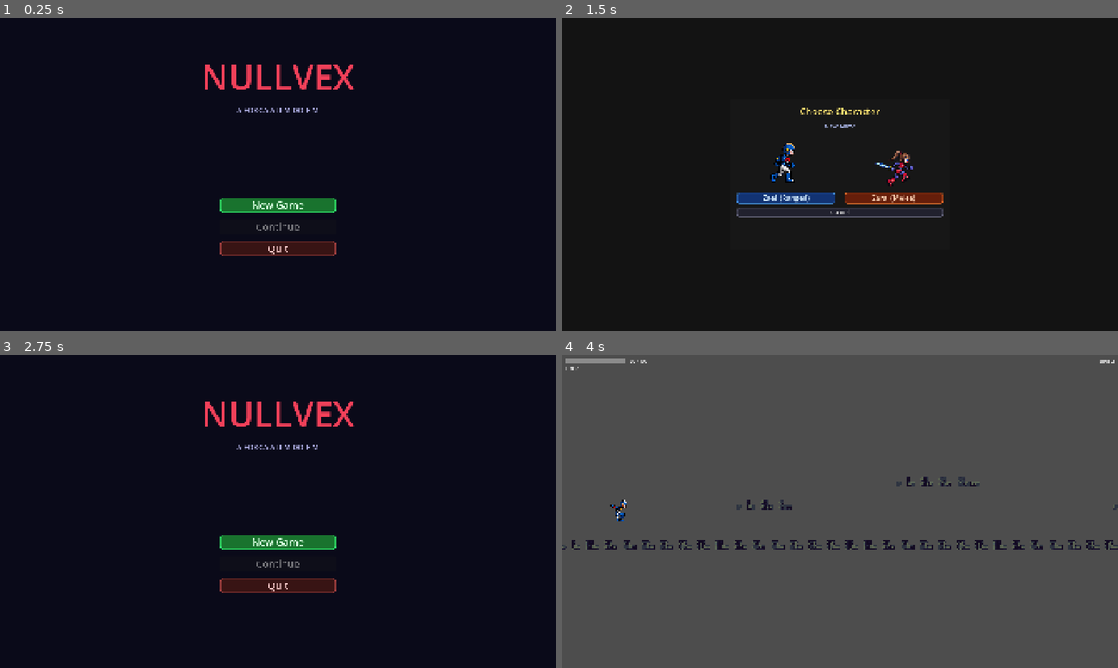
Above: before the commit, frames 1-4 (two rows, left to right).
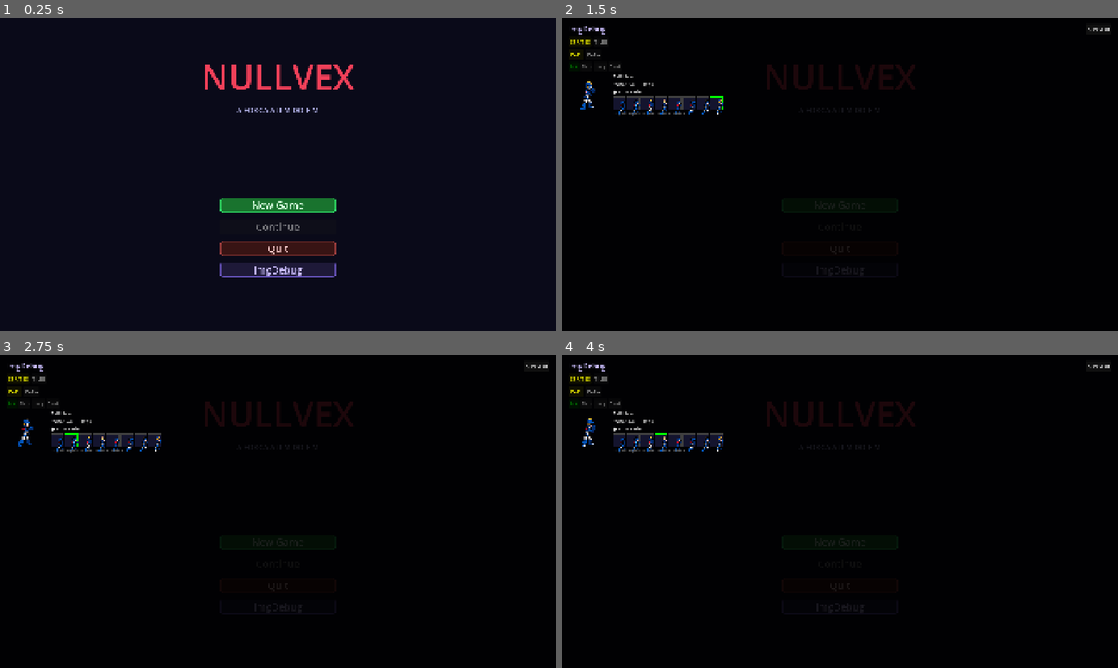
Above: after the commit, the same moments.

Repository: joaoramos00/NullvexGame
Game: Godot game, scene res://ui/title_screen.tscn
Same seed, same stepped clock (60 frames per second), same inputs: the game is played once before the commit and once after it.
Inputs (mouse positions are in pixels of both pictures, inside the frame that each line leads up to):
- Up to frame 1 (0.25 s): no input
- Up to frame 2 (1.5 s): click (840, 268) at 0.5 s, where only the run after the commit has a clickable "ImgDebug"; click "New Game" at 1.25 s
- Up to frame 3 (2.75 s): click (278, 549) at 2 s, where only the run before the commit has a clickable "Cancel"
- Up to frame 4 (4 s): click "New Game" at 2.75 s; click (784, 536) at 3.5 s, where only the run before the commit has a clickable "Zael (Ranged)"

The runs differ from the first frame. In frame 1, 1.0% of the frame differs, in the area x 39-61%, y 78-83%; in frame 2, 4.3%; in frame 3, 4.0%; in frame 4, 100%, in the area x 0-100%, y 0-100%.

Commit message:
feat: botão ImgDebug na title screen instancia painel

Diff:
--- a/ui/title_screen.gd
+++ b/ui/title_screen.gd
@@ -1,10 +1,23 @@
 extends Control
+
+const _IMG_DEBUG_SCENE := preload("res://ui/img_debug.tscn")
+
+var _debug_panel: Node = null
 
 func _ready() -> void:
     $VBox/ContinueButton.disabled = not GameManager.has_save()
     $VBox/NewGameButton.pressed.connect(_on_new_game_pressed)
     $VBox/ContinueButton.pressed.connect(_on_continue_pressed)
     $VBox/QuitButton.pressed.connect(_on_quit_pressed)
+    $VBox/ImgDebugButton.pressed.connect(_on_img_debug_pressed)
+
+func _on_img_debug_pressed() -> void:
+    if is_instance_valid(_debug_panel):
+        _debug_panel.queue_free()
+        _debug_panel = null
+    else:
+        _debug_panel = _IMG_DEBUG_SCENE.instantiate()
+        add_child(_debug_panel)
 
 func _on_new_game_pressed() -> void:
     GameManager.reset()
--- a/ui/title_screen.tscn
+++ b/ui/title_screen.tscn
@@ -33,6 +33,18 @@
 border_width_right = 2
 border_width_bottom = 2
 border_color = Color(0.75, 0.3, 0.3, 1)
+corner_radius_top_left = 8
+corner_radius_top_right = 8
+corner_radius_bottom_right = 8
+corner_radius_bottom_left = 8
+
+[sub_resource type="StyleBoxFlat" id="BtnDebug"]
+bg_color = Color(0.12, 0.1, 0.22, 1)
+border_width_left = 2
+border_width_top = 2
+border_width_right = 2
+border_width_bottom = 2
+border_color = Color(0.5, 0.4, 0.9, 1)
 corner_radius_top_left = 8
 corner_radius_top_right = 8
 corner_radius_bottom_right = 8
@@ -103,3 +115,10 @@
 theme_override_font_sizes/font_size = 34
 theme_override_colors/font_color = Color(1.0, 0.82, 0.82, 1)
 theme_override_styles/normal = SubResource("BtnQuit")
+
+[node name="ImgDebugButton" type="Button" parent="VBox"]
+layout_mode = 2
+text = "ImgDebug"
+theme_override_font_sizes/font_size = 34
+theme_override_colors/font_color = Color(0.8, 0.75, 1.0, 1)
+theme_override_styles/normal = SubResource("BtnDebug")
